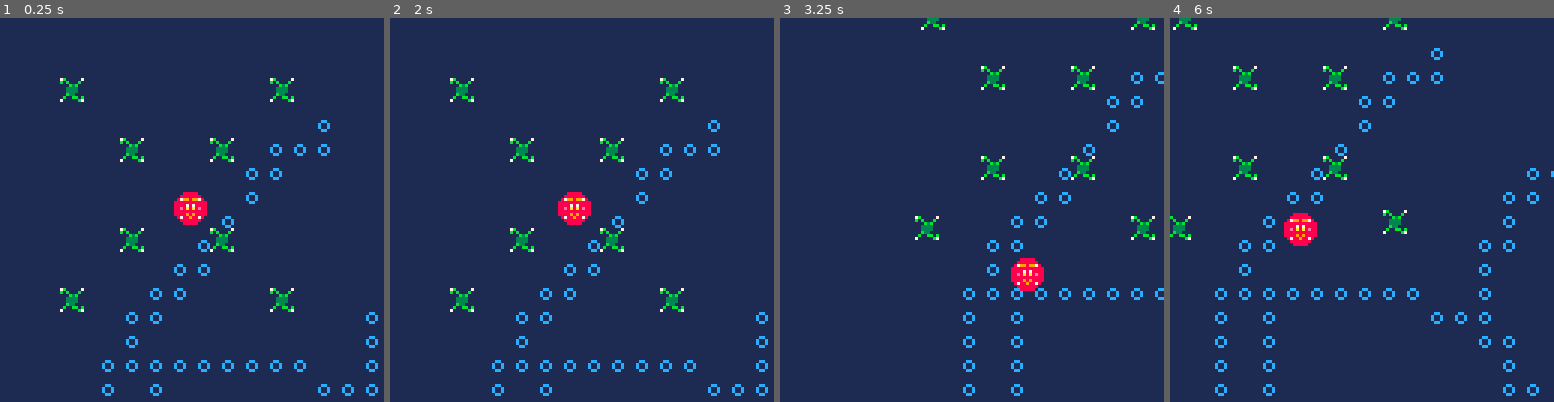
Above: before the commit, frames 1-4 (left to right).
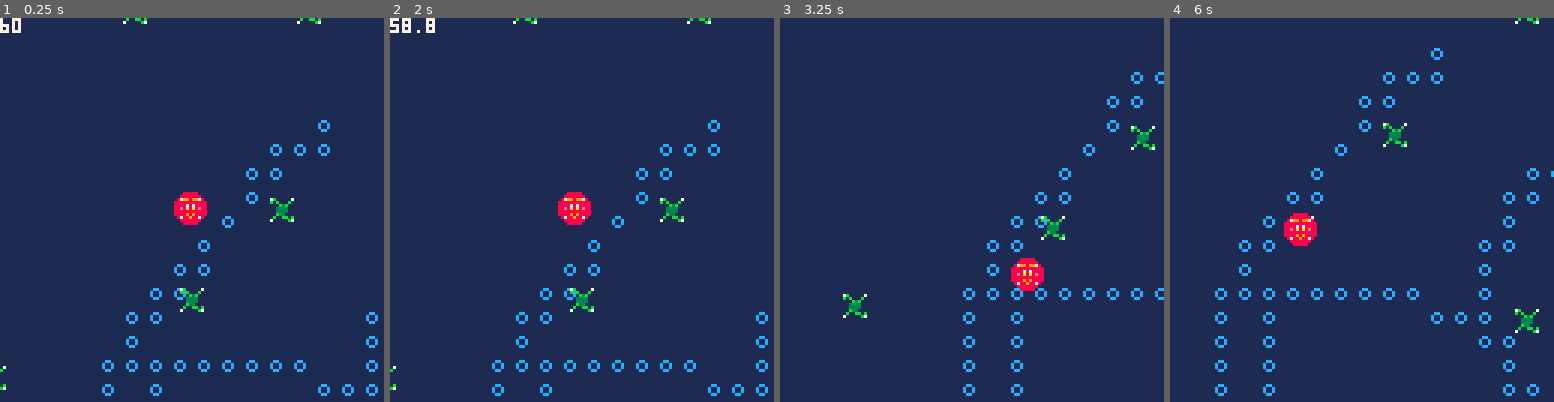
Above: after the commit, the same moments.

Repository: acmcpheron02/beeg
Game: PICO-8 cartridge beeg.p8
Two runs of this game, one before a commit and one after it. Both use one fixed random seed, a clock stepped at 60 frames per second and the inputs below.
Inputs:
- Up to frame 1 (0.25 s): no input
- Up to frame 2 (2 s): hold Left from 1.97 s (still down)
- Up to frame 3 (3.25 s): release Left at 2.37 s; hold Down 2.42-2.82 s; hold Right from 2.87 s (still down)
- Up to frame 4 (6 s): release Right at 3.53 s; hold Up 3.58-4.08 s; hold Right 4.13-4.53 s; hold Down 4.58-5.08 s; hold Left 5.13-5.8 s; hold Up from 5.85 s (still down)

The runs differ from the first frame. In frame 1, 1.9% of the frame differs, in the area x 0-84%, y 0-97%; in frame 2, 2.0%; in frame 3, 1.7%; in frame 4, 1.5%.

Commit message:
implemented edge spawns

Diff:
--- a/beeg.p8
+++ b/beeg.p8
@@ -3,9 +3,9 @@
 __lua__
 debug = true
 
-actor = {}
+actors = {}
 player = {}
-actor_sprites = {
+food_sprites = {
   ["plankton"] = {32},
   ["krill"] = {33},
   ["shrimp"] = {34, 35},
@@ -13,25 +13,25 @@
 }
 particles = {}
 
-
 function _init()
   player = make_player(60, 60, 6, 6)
-  -- player.set_accel()
-  -- player.set_friction()
   cam = make_camera()
-  make_actor("plankton", 90, 90, 7, 7, 32)
-  make_actor("plankton", 20, 90, 7, 7, 32)
-  make_actor("plankton", 90, 20, 7, 7, 32)
-  make_actor("plankton", 20, 20, 7, 7, 32)
-  make_actor("plankton", 40, 40, 7, 7, 32)
-  make_actor("plankton", 40, 70, 7, 7, 32)
-  make_actor("plankton", 70, 40, 7, 7, 32)
-  make_actor("plankton", 70, 70, 7, 7, 32)
+  make_actor("plankton", 60, 90, 7, 7, 32)
+  make_actor("plankton", 90, 60, 7, 7, 32)
+  -- make_actor("plankton", 90, 20, 7, 7, 32)
+  -- make_actor("plankton", 20, 20, 7, 7, 32)
+  -- make_actor("plankton", 40, 40, 7, 7, 32)
+  -- make_actor("plankton", 40, 70, 7, 7, 32)
+  -- make_actor("plankton", 70, 40, 7, 7, 32)
+  -- make_actor("plankton", 70, 70, 7, 7, 32)
 end
 
 function _update()
   player.move()
   cam.cameraDraw()
+  while #actors < 8 do
+    spawn_food()
+  end
   collisions()
   foreach(particles, update_particles)
 end
@@ -40,15 +40,15 @@
   cls(1)
   map(0,0,0,0,200,200)
   foreach(particles, draw_particles)
-  for i = 1, #actor do
-    if(actor[i].kind != "player") then
-      actor[i].draw_actor()
+  for i = 1, #actors do
+    if(actors[i].kind != "player") then
+      actors[i].draw_actor()
     end
   end
   player.draw_actor()
   --debug prints
   if debug == true then
-    -- print(player.x)
+    print(player.x)
     -- print(player.x+player.w)
     -- print(cam.posX)
     -- print(player.radius)
@@ -60,7 +60,7 @@
 end
 
 function collisions()
-  for a1 in all(actor) do
+  for a1 in all(actors) do
    collide(player,a1)
   end
 end
@@ -69,8 +69,8 @@
   if (a1==a2) then return end
   xdist = a1.xCen() - a2.xCen()
   ydist = a1.yCen() - a2.yCen()
-  if xdist > 160 or ydist > 160 then
-    del(actor, a2)
+  if xdist > 256 or ydist > 256 then
+    del(actors, a2)
   end
   if xdist < a1.radius + 4 and ydist < a1.radius + 4 then
     if (a1.radius*a1.radius)>(xdist * xdist + ydist * ydist)-(a2.w*a2.h) then
@@ -112,7 +112,7 @@
       pset(a.x+a.w, a.y+a.h, 7)
     end
   end
-  add(actor, a)
+  add(actors, a)
   return a
 end
 
@@ -253,8 +253,22 @@
 function eat(pl, t)
   eated = true
   eat_fx(pl, t)
-  del(actor, t)
+  del(actors, t)
   pl.add_mass(4)
+end
+
+function spawn_food()
+  local spawnDir = flr(rnd(4))
+  local offset = flr(rnd(128))-64
+  local x
+  local y
+  if spawnDir == 0 then x,y = 70,offset end
+  if spawnDir == 1 then x,y = -70,offset end
+  if spawnDir == 2 then x,y = offset,70 end
+  if spawnDir == 3 then x,y = offset,-70 end
+  --printh(spawnDir)
+  printh(cam.posX)
+  make_actor("food", x+cam.posX+64, y+cam.posY+64, 7, 7, 32) --make_actor(k,x,y,h,w,s)
 end
 
 function eat_fx (pl, t)
